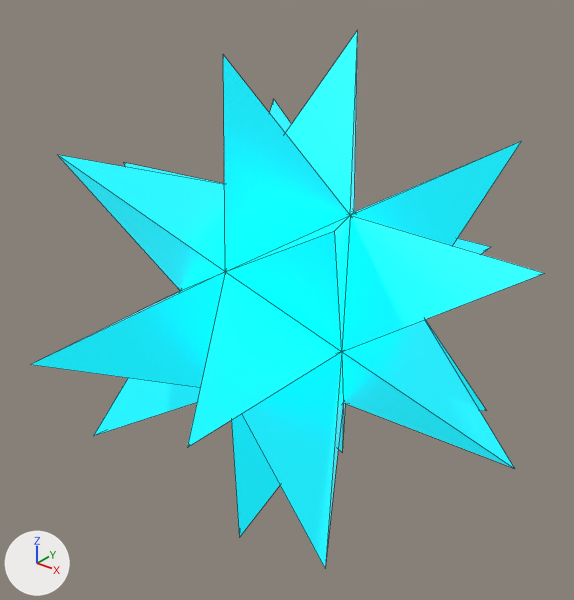
An edit to the glTF model models/bit-star.glb, drawn before and after from the same camera.
Both versions are drawn from a 50 mm lens placed at (3.45, -4.42, 2.69), pointed at (-0.04, -0.05, -0.02). Every picture has the same lights, and +X, +Y and +Z are marked at lower left. The picture after the commit comes second. Mesh edges are drawn as thin lines. Vertices at exactly the same position are counted once.
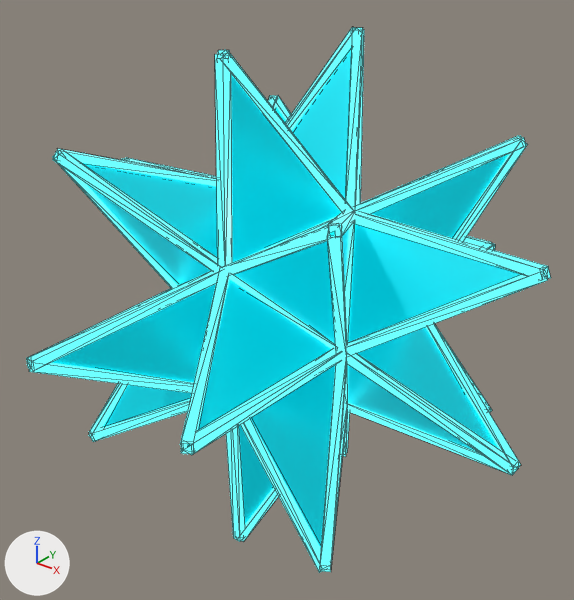
The change in detail:
Material 'bitFace' (mat_bitface) is new.
Its base color is (0.0, 0.42, 0.48) (cyan #00adb8).
Its metallic is 0.55.
Its roughness is 0.35.
Its emission color is (0.0, 0.28, 0.34) (cyan #00909e).
Its emission strength is 1.0.
Material 'bitEdge' (mat_bitedge) is new.
Its base color is (0.0, 0.95, 1.0) (cyan #00f9ff).
Its metallic is 0.2.
Its roughness is 0.15.
Its emission color is (0.15, 1.0, 1.0) (cyan #6cffff).
Its emission strength is 1.0.
me_mesh_0 is used by ob_mesh_0; location (0.0, 0.0, 0.0).
me_mesh_0 had 32 vertices, 60 faces and spanned x -1.92..1.92, y -1.92..1.92, z -1.92..1.92.
me_mesh_0 now has 752 vertices, 780 faces and spans x -1.95..1.95, y -1.94..1.94, z -1.94..1.94.
me_mesh_0 part 1: 720 vertices added at x -1.95..1.95, y -1.94..1.94, z -1.94..1.94.
me_mesh_0 part 2: 60 faces spanning x -1.92..1.92, y -1.92..1.92, z -1.92..1.92 switch from mat_tronbit (cyan #27c4ce, glowing cyan #00c4d3) to mat_bitface (cyan #00adb8, glowing cyan #00909e).
me_mesh_0 gains material mat_bitedge (cyan #00f9ff, glowing cyan #6cffff).

Pixel boxes [x1, y1, x2, y2] of what changed, in the pictures (574 x 600 px):
'Mesh_0', reshaped
    before: [30, 30, 544, 567]
    after: [26, 27, 551, 573]
part 1 of me_mesh_0, added (cyan)
    after: [26, 27, 551, 573]
part 2 of me_mesh_0, recoloured
    before: [30, 30, 544, 567]
    after: [51, 46, 522, 548]
